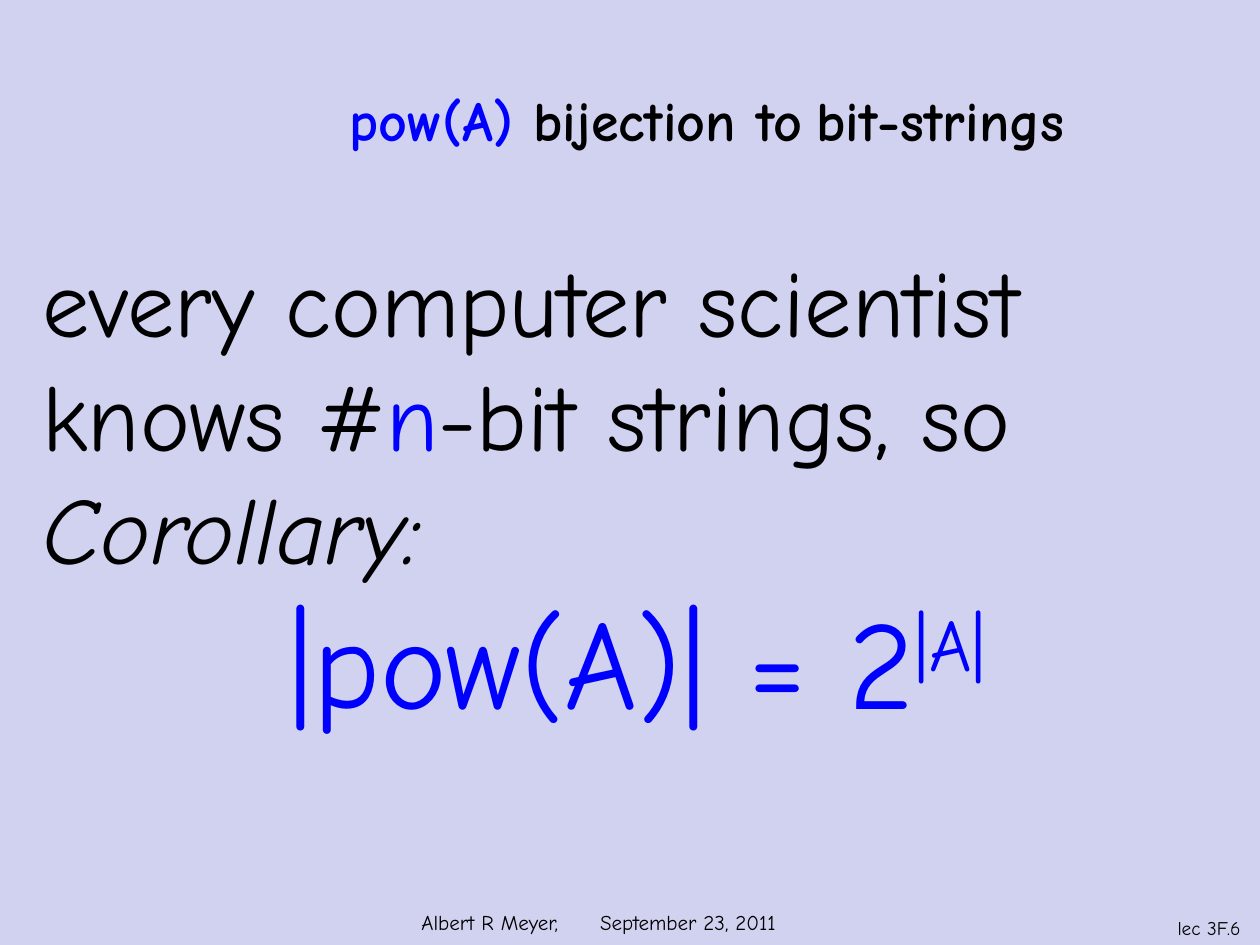
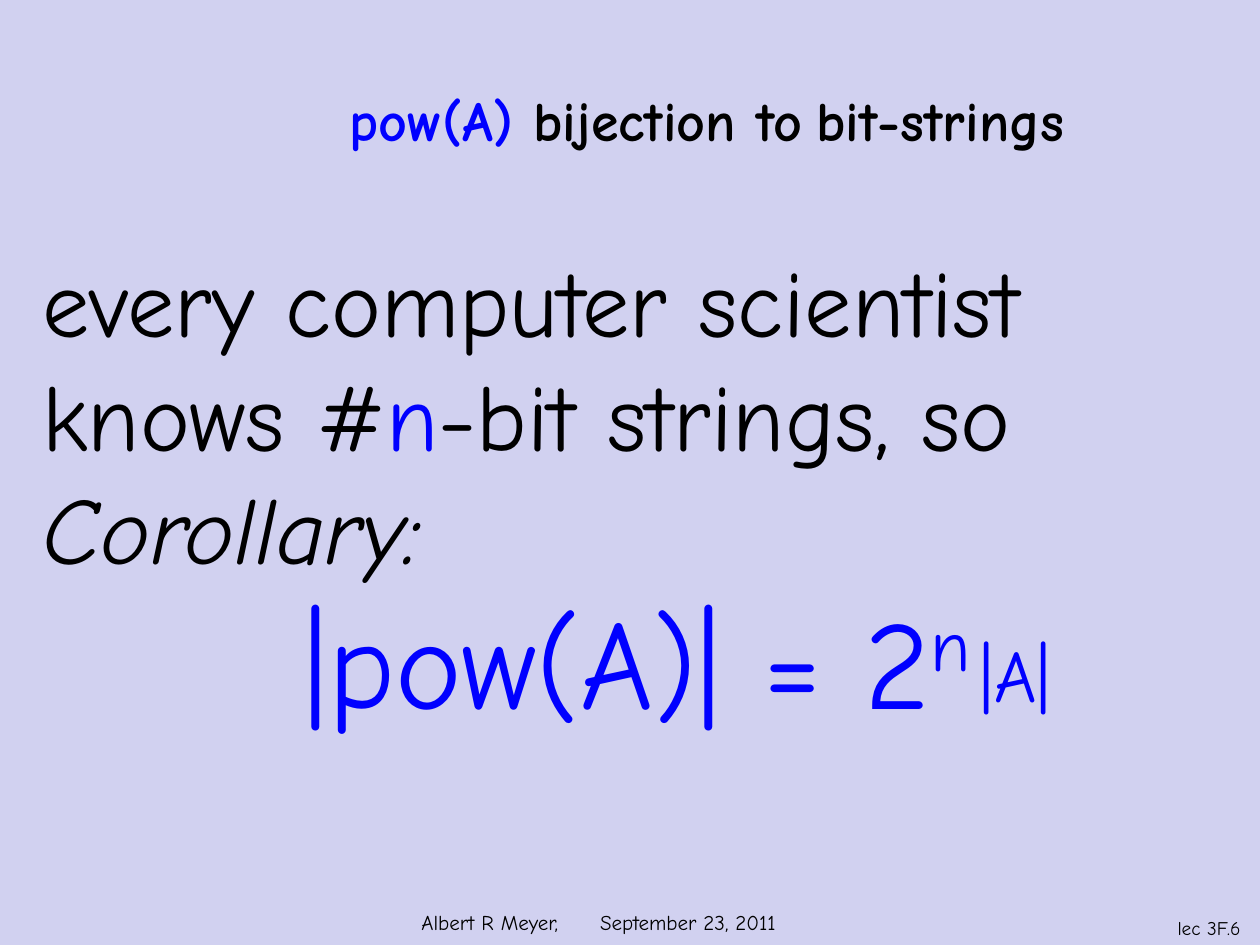
Before and after one commit to armeyer/mcs_web, a slide deck: slide 6 of fall11/slidesF11/slides3f.pptx. Drawn at 1260x945 pixels with LibreOffice and Linux fonts; fonts in the diff are those of the drawing; background and template pictures are left out. Boxes give left, top, right and bottom in pixels: in the first picture for what was removed or moved away, otherwise in the second. Text is boxed around its words. In the diff, an @@ line names an element or a change of style, - is before the commit and + after.

```diff
--- a/fall11/slidesF11/slides3f.pptx
+++ b/fall11/slidesF11/slides3f.pptx
@@ text at bbox=[304, 604, 722, 734]: text changed @@
-|pow(A)| = 2|A|
+|pow(A)| = 2n
@@ text added at bbox=[980, 641, 1051, 715], 72 pt, text #0000FF @@
+|A|
```
Also in this commit, not shown: 8 other slides changed, 1 other file.
